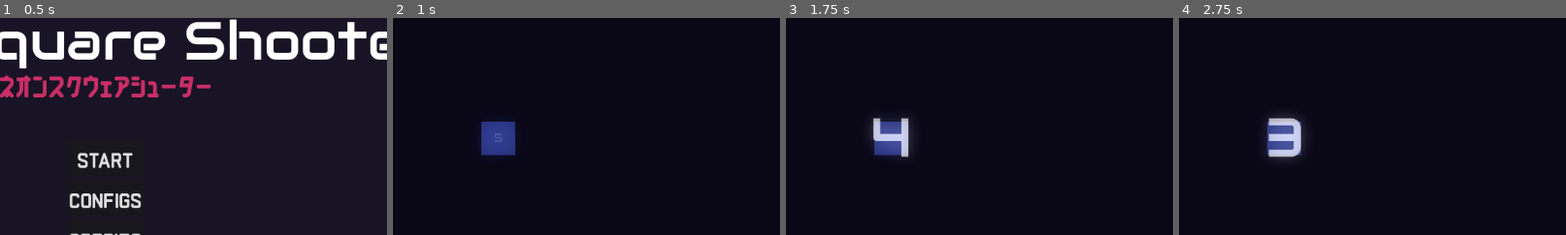
Above: before the commit, frames 1-4 (left to right).
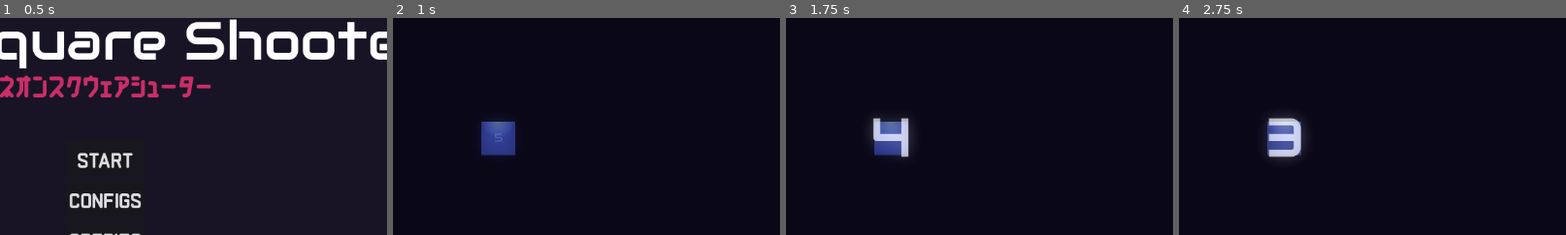
Above: after the commit, the same moments.

Repository: matheusmondenez/my-first-platform-game
Game: Godot game, scene res://wave_shooter/ui/main_menu.tscn
Two runs of this game, one before a commit and one after it. Both use one fixed random seed, a clock stepped at 60 frames per second and the inputs below.
Inputs (mouse positions are % of the whole screen's width and height, from its top left):
- Up to frame 1 (0.5 s): no input
- Up to frame 2 (1 s): click "START" at 0.5 s
- Up to frame 3 (1.75 s): tap Enter at 1.25 s; move the mouse to (72, 45) at 1.27 s; press the mouse at (72, 45) at 1.28 s; hold D (right) from 1.28 s (still down); tap Space (dash) at 1.35 s; tap W (up) at 1.52 s
- Up to frame 4 (2.75 s): keep holding D (right); tap W (up) at 1.82, 2.27, 2.3, 2.57 s; move the mouse to (30, 55) at 2.02 s; release the mouse at (30, 55) at 2.03 s; click (30, 55) at 2.1 s
The pictures show only the part of the screen within x 36-86%, y 22-72%; the shares and areas given below are measured in that part.

Frame 1 is identical in both runs. In frame 2, 0.2% of the frame differs, in the area x 24-30%, y 47-53%; in frame 3, 0.2%; in frame 4, less than 0.1%.

Commit message:
implements player knockback, trail and spotlight

Diff:
--- a/wave_shooter/entities/enemies/base_enemy.gd
+++ b/wave_shooter/entities/enemies/base_enemy.gd
@@ -11,7 +11,7 @@
 #@export var speed: int = 75
 #@export var knockback: int = 6
 
-var motion: Vector2 = Vector2.ZERO
+var direction: Vector2 = Vector2.ZERO
 var is_stunned: bool = false
 
 #region lifecicle
@@ -29,16 +29,16 @@
 
 func chase_player(delta) -> void:
 	if Global.player and not is_stunned:
-		motion = global_position.direction_to(Global.player.global_position)
+		direction = global_position.direction_to(Global.player.global_position)
 	elif is_stunned:
-		motion = lerp(motion, Vector2.ZERO, 0.3)
-	global_position += motion * stats.speed * delta
+		direction = lerp(direction, Vector2.ZERO, 0.3)
+	global_position += direction * stats.speed * delta # Verifiar a necessidade de normalizar o vetor de direction
 
 func die() -> void:
 	if Global.camera:
 		Global.camera.shake_screen(50, 0.1)
 	var blood = Global.instance_node(BLOOD_TSCN, global_position, Global.parent_node_creation)
-	blood.rotation = motion.angle()
+	blood.rotation = direction.angle()
 	queue_free()
 	Global.points += 10
 	Global.enemies_count += 1
@@ -51,9 +51,9 @@
 		color = Color.WHITE
 		if area.name == "Shield":
 			print("ESCUDADA")
-			motion = -motion * 60000
+			direction = -direction * 60000
 		else:
-			motion = -motion * stats.knockback_force
+			direction = -direction * stats.knockback_force
 		area.get_parent().queue_free()
 		$Timer.start()
 
--- a/wave_shooter/entities/player/player.gd
+++ b/wave_shooter/entities/player/player.gd
@@ -18,6 +18,7 @@
 		elif lifes > previous_lifes:
 			emit_signal("life_increased")
 
+var direction: Vector2 = Vector2.ZERO
 var speed: int = 250
 var dash_speed: int = speed * 50
 var is_loaded: bool = true
@@ -30,13 +31,20 @@
 
 #region _process
 func _process(delta: float) -> void:
-	print(power_ups)
 	if not is_dead:
 		move(delta)
 	if Input.is_action_pressed("shoot") and Global.parent_node_creation and is_loaded and not is_dead:
 		shot()
 	if Input.is_action_just_pressed("dash"):
 		dash(delta)
+	# Inner Light
+	var spotlight: PointLight2D = $PointLight2D
+	var clamp_range = 25
+	var mouse_global: Vector2 = get_global_mouse_position()
+	var mouse_local: Vector2 = to_local(mouse_global)
+	mouse_local.x = clamp(mouse_local.x, -clamp_range, clamp_range)
+	mouse_local.y = clamp(mouse_local.y, -clamp_range, clamp_range)
+	spotlight.position = spotlight.position.lerp(mouse_local, 10 * delta)
 #endregion
 
 func _exit_tree() -> void:
@@ -50,18 +58,19 @@
 	if area.is_in_group("enemy"):
 		var enemy = area.get_parent()
 		enemy.queue_free()
-		take_damage(1)
+		take_damage(1, enemy.direction)
 		if lifes <= 0:
 			die()
 
 func move(delta) -> void:
-	var motion = Input.get_vector("left", "right", "up", "down")
+	direction = Input.get_vector("left", "right", "up", "down")
 	global_position = Vector2(clamp(global_position.x, 24, 1127), clamp(global_position.y, 24, 624))
-	global_position += speed * motion * delta
+	global_position += speed * direction * delta
+	$Trail/Line.add_point(global_position)
+	$Trail/Line.remove_point($Trail/Line.points.size() - 20)
 
 func dash(delta) -> void:
-	var motion = Input.get_vector("left", "right", "up", "down")
-	create_tween().tween_property(self, "global_position", global_position + dash_speed * motion * delta, 0.1)
+	create_tween().tween_property(self, "global_position", global_position + dash_speed * direction * delta, 0.1)
 
 func shot() -> void:
 	Global.instance_node(PROJECTILE_TSCN, global_position, Global.parent_node_creation)
@@ -74,10 +83,16 @@
 	$Timer.start()
 
 func take_damage(damage: int, knokback: Vector2 = Vector2.ZERO) -> void:
+	knockback(knokback, 5) # Implementar a força de acordo com a speed e/ou peso do inimigo
 	Global.camera.shake_screen(100, 0.2)
 	var screen_damage = Global.instance_node(SCREEN_DAMAGE_TSCN, Vector2(576, 324), Global.camera)
 	screen_damage.modulate = Color("4a5fdd")
 	lifes -= damage
+
+func knockback(direction: Vector2, force: float) -> void:
+	direction = direction.normalized() * force
+	create_tween().tween_property(self, "global_position", global_position + force * direction, 0.3)
+	#global_position += force * direction
 
 func die() -> void:
 	$Area2D.monitoring = false
--- a/wave_shooter/entities/player/player.tscn
+++ b/wave_shooter/entities/player/player.tscn
@@ -1,9 +1,13 @@
-[gd_scene load_steps=3 format=3 uid="uid://55q8dyag7rwi"]
+[gd_scene load_steps=5 format=3 uid="uid://55q8dyag7rwi"]
 
 [ext_resource type="Script" path="res://wave_shooter/entities/player/player.gd" id="1_lb8tn"]
+[ext_resource type="Texture2D" uid="uid://e4n6v37oasge" path="res://wave_shooter/assets/ui/light.png" id="2_sejr8"]
 
 [sub_resource type="RectangleShape2D" id="RectangleShape2D_8i6sj"]
 size = Vector2(50, 50)
+
+[sub_resource type="Gradient" id="Gradient_q3fte"]
+colors = PackedColorArray(0.290196, 0.372549, 0.866667, 0, 0.290196, 0.372549, 0.866667, 0.501961)
 
 [node name="Player" type="Polygon2D"]
 color = Color(0.290256, 0.370965, 0.867435, 1)
@@ -22,5 +26,18 @@
 wait_time = 0.2
 one_shot = true
 
+[node name="Trail" type="Node" parent="."]
+
+[node name="Line" type="Line2D" parent="Trail"]
+z_index = -1
+width = 50.0
+default_color = Color(0.290196, 0.372549, 0.866667, 0.501961)
+gradient = SubResource("Gradient_q3fte")
+
+[node name="PointLight2D" type="PointLight2D" parent="."]
+position = Vector2(0, -25)
+scale = Vector2(0.0976562, 0.0976562)
+texture = ExtResource("2_sejr8")
+
 [connection signal="area_entered" from="Area2D" to="." method="_on_area_2d_area_entered"]
 [connection signal="timeout" from="Timer" to="." method="_on_timer_timeout"]
--- a/wave_shooter/entities/power_up.gd
+++ b/wave_shooter/entities/power_up.gd
@@ -25,7 +25,8 @@
 			Global.player.lifes += 1
 		elif props is BasePowerUp:
 			Global.player.power_ups.append(props.title)
-			Global.player.add_child(props.visual.instantiate())
+			if props.visual:
+				Global.player.add_child(props.visual.instantiate())
 			emit_signal("powered_up")
 		queue_free()
 
--- a/wave_shooter/entities/power_ups/shield.gd
+++ b/wave_shooter/entities/power_ups/shield.gd
@@ -4,6 +4,9 @@
 	var tween = create_tween().set_ease(Tween.EASE_IN_OUT)
 	tween.tween_property(self, "scale", Vector2(1.3, 1.3), 0.07).from(Vector2(0.5, 0.5))
 	tween.tween_property(self, "scale", Vector2(1, 1), 0.04)
+
+func apply() -> void:
+	pass
 
 func _on_area_2d_area_entered(area: Area2D) -> void:
 	if area.is_in_group("enemy"):
--- a/wave_shooter/levels/arena.gd
+++ b/wave_shooter/levels/arena.gd
@@ -37,6 +37,8 @@
 	var power_up = Global.instance_node(POWER_UP_TSCN, power_up_position, self, Configs.WAVES[1].power_ups[0])
 
 func _on_life_spawn_timer_timeout() -> void:
+	if Global.player.lifes == 10:
+		return
 	var life_position = Vector2(randi_range(0, 1152), randi_range(0, 648))
 	var life = Global.instance_node(POWER_UP_TSCN, life_position, self)
 	life.color = Color("ad0057")
Binary file added: wave_shooter/assets/ui/aim.png
Not shown, added: wave_shooter/assets/ui/aim.png.import
Binary file added: wave_shooter/assets/ui/light.png
Not shown, added: wave_shooter/assets/ui/light.png.import
